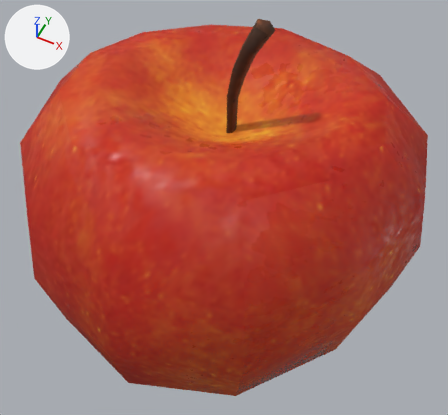
The glTF model project/assets/models/Apple.glb as it was, and as the next commit left it.
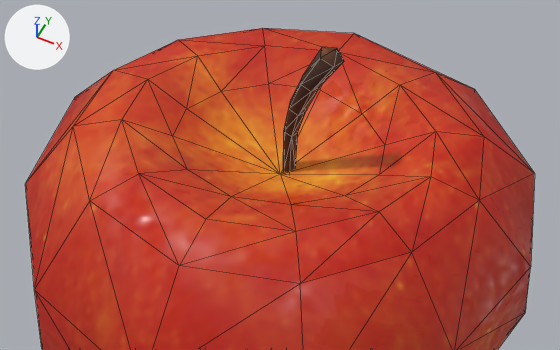
Each version appears first whole from a camera (50 mm lens) standing at (0.156, -0.323, 0.389) and looking at (0.003, -0.016, 0.006), and next in a close-up from a camera (50 mm lens) standing at (0.138, -0.286, 0.426) and looking at (-0.015, 0.02, 0.043). The lights are fixed; the arrows at upper left show +X, +Y and +Z. The close-ups show mesh edges as thin lines. Where no turn or scale is listed for an object, it has been applied to the vertices. Vertices at the same position are counted once.

The first close-up shows 'Apple', 'Stem'.
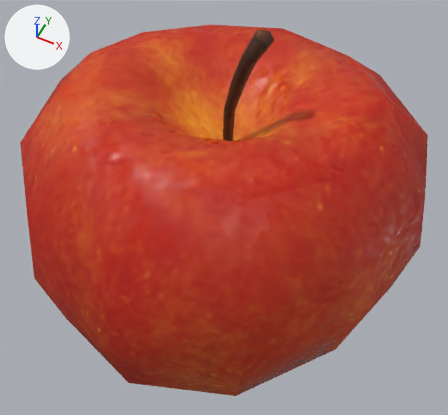
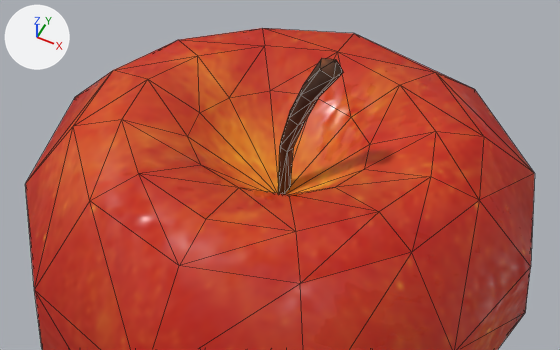
Diff of the bpy script that builds the scene:
```diff
--- a/project/assets/models/Apple.glb.py
+++ b/project/assets/models/Apple.glb.py
@@ me_sphere @@
 me_sphere.from_pydata(...)  # 122 vertices, 240 faces; spans x -0.17..0.159, y -0.176..0.156, z -0.146..0.125
 # used by ob_apple; location = (0.0, 0.0, 0.0)
-me_sphere.vertices[0].co = (-0.002, 0.05, 0.099)  # pixel (320, 89)
-me_sphere.vertices[1].co = (-0.002, -0.006, 0.076)  # pixel (280, 174)
-me_sphere.vertices[2].co = (0.03, 0.042, 0.099)  # pixel (362, 113)
-me_sphere.vertices[22].co = (0.053, 0.02, 0.102)  # pixel (384, 144)
-me_sphere.vertices[35].co = (0.059, -0.006, 0.106)  # pixel (379, 174)
-me_sphere.vertices[40].co = (0.05, -0.032, 0.11)  # pixel (345, 195)
-me_sphere.vertices[52].co = (0.027, -0.052, 0.113)  # pixel (290, 204)
-me_sphere.vertices[56].co = (-0.003, -0.061, 0.113)  # pixel (231, 196)
-me_sphere.vertices[71].co = (-0.034, -0.054, 0.112)  # pixel (187, 169)
-me_sphere.vertices[74].co = (-0.057, -0.034, 0.109)  # pixel (172, 136)
-me_sphere.vertices[87].co = (-0.064, -0.007, 0.105)  # pixel (186, 108)
-me_sphere.vertices[98].co = (-0.055, 0.019, 0.101)  # pixel (221, 91)
-me_sphere.vertices[105].co = (-0.033, 0.04, 0.1)  # pixel (268, 83)
+# me_sphere part 1
+me_sphere.vertices[0].co = (-0.002, 0.042, 0.1)
+me_sphere.vertices[1].co = (-0.002, -0.006, 0.054)
+me_sphere.vertices[2].co = (0.025, 0.035, 0.1)  # pixel (351, 117)
+me_sphere.vertices[22].co = (0.045, 0.016, 0.103)  # pixel (369, 144)
+me_sphere.vertices[35].co = (0.051, -0.006, 0.106)  # pixel (364, 169)
+me_sphere.vertices[40].co = (0.042, -0.028, 0.109)  # pixel (335, 187)
+me_sphere.vertices[52].co = (0.023, -0.045, 0.112)  # pixel (288, 194)
+me_sphere.vertices[56].co = (-0.003, -0.053, 0.112)  # pixel (238, 187)
+me_sphere.vertices[71].co = (-0.03, -0.047, 0.111)  # pixel (201, 165)
+me_sphere.vertices[74].co = (-0.049, -0.03, 0.108)  # pixel (187, 136)
+me_sphere.vertices[87].co = (-0.055, -0.007, 0.105)  # pixel (199, 112)
+me_sphere.vertices[98].co = (-0.047, 0.016, 0.102)  # pixel (229, 97)
+me_sphere.vertices[105].co = (-0.029, 0.034, 0.1)  # pixel (270, 90)
 me_sphere.materials.append(mat_applebody)
@@ me_cylinder @@
 # used by ob_stem; location = (0.0015, -0.0009, 0.1118)
-me_cylinder.from_pydata(...)  # 25 vertices, 43 faces; spans x -0.0037..0.0294, y -0.0057..0.007, z -0.036..0.0637
+me_cylinder.from_pydata(...)  # 25 vertices, 43 faces; spans x -0.0071..0.0294, y -0.0057..0.007, z -0.0535..0.0637
+# me_cylinder part 2
+# 3 vertices are removed from x -0.0037..0.0007, y 0.0012..0.0046, z -0.036..0.0006
+# 12 faces are deleted
+# 3 vertices in x -0.0023..0.0037, y -0.0032..0.0012, z -0.036 move by (-0.0034, 0.0, -0.0175)
+# 4 vertices move from x -0.0018..0.0048, y -0.0037..0.0039, z -0.036..0.0 to x -0.0071..0.0022, y -0.0037..0.0014, z -0.0535..-0.0064
+# 3 vertices are added at (-0.0034, 0.0039, -0.0535), (-0.0059, 0.0014, -0.0058), (-0.0018, 0.0046, -0.0073)
+# 12 new faces join them
 me_cylinder.materials.append(mat_applebody)
@@ ob_stem @@
 ob_stem = bpy.data.objects.new('Stem', me_cylinder)
-ob_stem.location = (0.0015, -0.0009, 0.1118)
+ob_stem.location = (0.0015, -0.0009, 0.1045)
```

Boxes [x1, y1, x2, y2] around the edits, measured in the close-ups (560 x 350 px; the box of a moved part takes in the faces that stretch with it):
'Stem', reshaped, moved (6% wider, 9% taller): before [283, 47, 344, 172]; after [278, 58, 343, 194]
part 1 of me_sphere, moved or reshaped: [122, 46, 436, 232] in both
part 2 of me_cylinder, moved or reshaped: before [283, 109, 306, 172]; after [278, 110, 305, 194]
